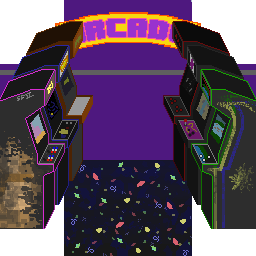
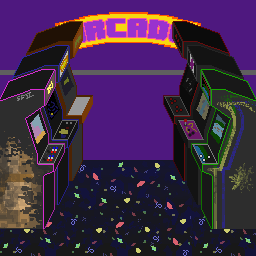
Layer changes from the first (256, 256) image to the second:
renamed "Wall" to "Layer 8", painted on it over [left=0, top=0, right=256, bottom=256]
